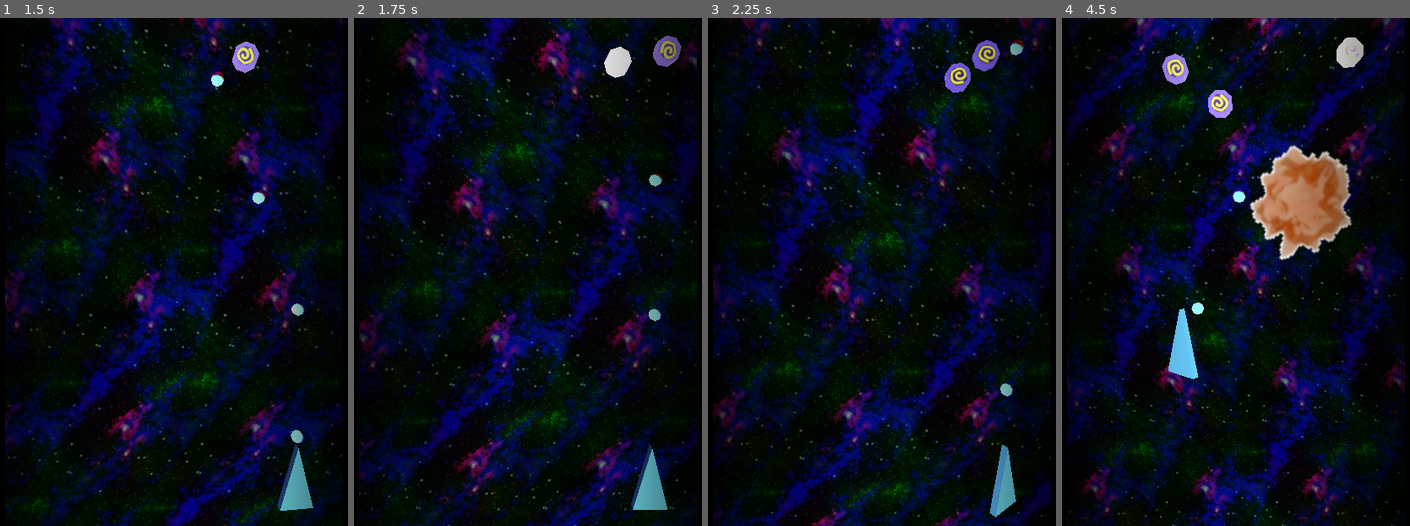
Above: before the commit, frames 1-4 (left to right).
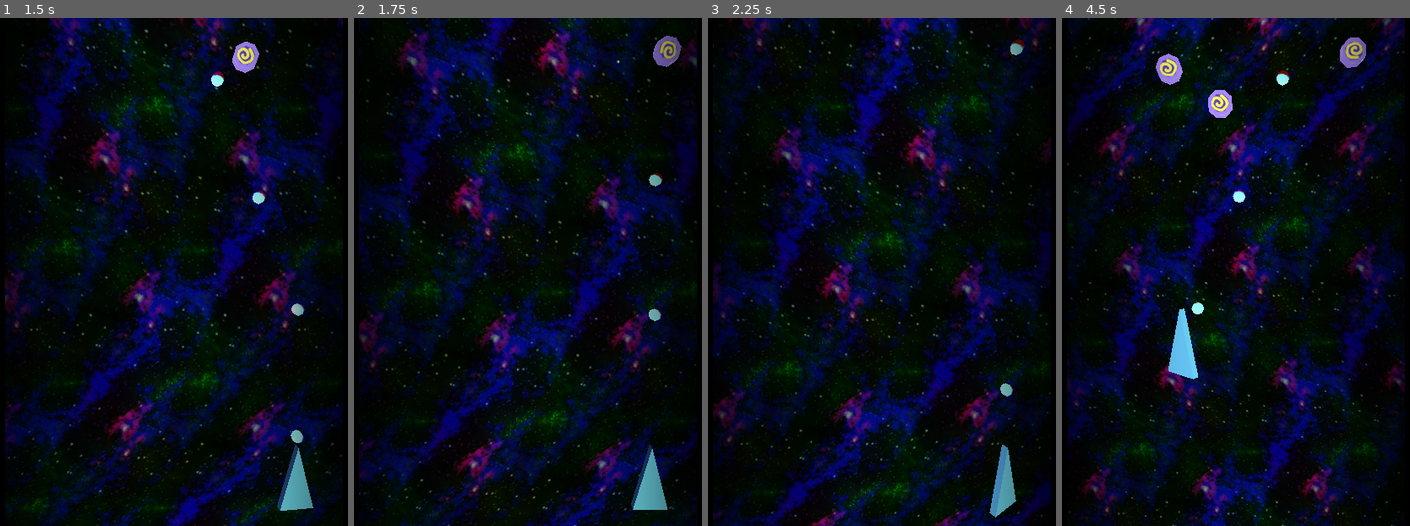
Above: after the commit, the same moments.

Repository: takuya-jazeera/stg-test
Game: Godot game, scene res://Stage.tscn
Same seed, same stepped clock (60 frames per second), same inputs: the game is played once before the commit and once after it.
Inputs:
- Up to frame 1 (1.5 s): hold Right (ui_right) 0.53-1.28 s; hold Space (shoot) 0.53-1.28 s; hold Down (ui_down) from 1.28 s (still down); tap Space (shoot) at 1.35 s
- Up to frame 2 (1.75 s): keep holding Down (ui_down)
- Up to frame 3 (2.25 s): release Down (ui_down) at 2.03 s; hold Right (ui_right) from 2.03 s (still down); hold Space (shoot) from 2.03 s (still down)
- Up to frame 4 (4.5 s): release Right (ui_right) at 2.78 s; release Space (shoot) at 2.78 s; hold Up (ui_up) 2.78-3.53 s; tap Space (shoot) at 2.85, 4.35 s; hold Space (shoot) 3.53-4.28 s; hold Left (ui_left) from 3.53 s (still down)

Frame 1 is identical in both runs. In frame 2, 0.3% of the frame differs, in the area x 71-80%, y 5-12%; in frame 3, 0.7%; in frame 4, 5.4%, in the area x 26-88%, y 3-48%.

Commit message:
ファイル整理、グラフィック追加、シェーダー調整

Diff:
--- a/Materials/Blast.tres
+++ b/Materials/Blast.tres
@@ -1,11 +1,11 @@
 [gd_resource type="ShaderMaterial" load_steps=3 format=3 uid="uid://bdjog0cacmr2x"]
 
 [ext_resource type="Shader" path="res://Shaders/Blast.gdshader" id="1_k3ago"]
-[ext_resource type="Texture2D" uid="uid://t5uq1gxd6lms" path="res://Res/blast1.png" id="2_pagli"]
+[ext_resource type="Texture2D" uid="uid://tsqcrkaudxsq" path="res://Res/spark_ring.png" id="2_cujib"]
 
 [resource]
 resource_local_to_scene = true
 render_priority = 0
 shader = ExtResource("1_k3ago")
 shader_parameter/koma = Vector3(0, 0, 0)
-shader_parameter/tex = ExtResource("2_pagli")
+shader_parameter/tex = ExtResource("2_cujib")
--- a/Materials/world_as_a_representation_of_the_will.tres
+++ b/Materials/world_as_a_representation_of_the_will.tres
@@ -7,5 +7,5 @@
 resource_local_to_scene = true
 render_priority = 0
 shader = ExtResource("1_503gi")
-shader_parameter/phase = 0.0
+shader_parameter/phases = Vector2(0, 0)
 shader_parameter/tex = ExtResource("2_sa11w")
--- /dev/null
+++ b/Scenes/Effect.tscn
@@ -0,0 +1,19 @@
+[gd_scene load_steps=5 format=3 uid="uid://d34f7iu2te4yf"]
+
+[ext_resource type="Script" path="res://Scripts/Effect.gd" id="1_rrobd"]
+[ext_resource type="Material" uid="uid://bdjog0cacmr2x" path="res://Materials/Blast.tres" id="2_dpjpm"]
+[ext_resource type="AudioStream" uid="uid://ct386qsfxy0k1" path="res://Sounds/explode1.ogg" id="3_yr3ri"]
+
+[sub_resource type="PlaneMesh" id="PlaneMesh_vy21j"]
+material = ExtResource("2_dpjpm")
+
+[node name="Effect" type="Node3D"]
+script = ExtResource("1_rrobd")
+
+[node name="Effect_X" type="MeshInstance3D" parent="."]
+transform = Transform3D(0.25, 0, 0, 0, 1, 0, 0, 0, 0.25, 0, 0, 0)
+mesh = SubResource("PlaneMesh_vy21j")
+
+[node name="AExplode" type="AudioStreamPlayer" parent="."]
+stream = ExtResource("3_yr3ri")
+max_polyphony = 5
--- a/Scripts/Audio.gd
+++ b/Scripts/Audio.gd
@@ -1,11 +1,2 @@
 extends AudioStreamPlayer
-
-
-# Called when the node enters the scene tree for the first time.
-func _ready():
-	pass # Replace with function body.
-
-
-# Called every frame. 'delta' is the elapsed time since the previous frame.
-func _process(delta):
-	pass
+a
--- /dev/null
+++ b/Scripts/Effect.gd
@@ -0,0 +1,33 @@
+class_name Effect
+extends Node3D
+
+const	UNIT_TIME = .01
+
+var mat = preload("res://Materials/Blast.tres")
+var life_time = 0.0
+var elapsed_time = 0.0
+var override
+
+var t = 0
+var frame = 0
+
+# Called when the node enters the scene tree for the first time.
+func _ready():
+	life_time = 2.0
+	$Effect_X.material_override = mat.duplicate()
+	override = $Effect_X.material_override
+	$AExplode.play()
+
+# Called every frame. 'delta' is the elapsed time since the previous frame.
+func _process(delta):
+	elapsed_time += delta
+	if elapsed_time > UNIT_TIME :
+		t += 1
+		elapsed_time = 0.0
+
+		if (t % 1 == 0) :
+			override.set_shader_parameter("koma",Vector3(1.0 * (frame % 4), 1.0 * (frame / 4),1.0))
+			frame += 1
+
+	if (t % 16 == 0) :
+		queue_free()
--- a/Scripts/Enemy.gd
+++ b/Scripts/Enemy.gd
@@ -1,7 +1,7 @@
 class_name Enemy
 extends Node3D
 
-const BLAST_FACTORY = preload("res://Scenes/Blast.tscn")
+const BLAST_FACTORY = preload("res://Scenes/Effect.tscn")
 const BULLET_FACTORY = preload("res://Scenes/EnemyBulletA.tscn")
 const UNIT_TIME = 0.02
 
@@ -15,7 +15,7 @@
 var speed = 0.01 * UNIT_TIME
 var initial_x
 var intertia = 0.0
-var health = 10
+var health = 1
 
 # ---------------------------------------------
 
--- a/Scripts/Stage.gd
+++ b/Scripts/Stage.gd
@@ -21,11 +21,12 @@
 		for idx in range(parser.get_attribute_count()):
 			attributes_dict[parser.get_attribute_name(idx)] = parser.get_attribute_value(idx)
 		print(node_name ,":", attributes_dict)
-	pass # Replace with function body.
 
 
 # Called every frame. 'delta' is the elapsed time since the previous frame.
 func _process(delta):
+
+
 	tick += delta
 	if (tick > GT_INTERVAL) :
 		global_time += 1
--- a/Stage.tscn
+++ b/Stage.tscn
@@ -1,8 +1,9 @@
-[gd_scene load_steps=6 format=3 uid="uid://cajxt8e8pniir"]
+[gd_scene load_steps=7 format=3 uid="uid://cajxt8e8pniir"]
 
 [ext_resource type="PackedScene" uid="uid://cx1r3lc7kryx8" path="res://Scenes/Player.tscn" id="1_nvnpp"]
 [ext_resource type="Script" path="res://Scripts/Stage.gd" id="1_wigcw"]
 [ext_resource type="Material" uid="uid://qpg3as8ubhi4" path="res://Materials/world_as_a_representation_of_the_will.tres" id="3_8n6oh"]
+[ext_resource type="AudioStream" uid="uid://dt3yghyit7o7u" path="res://Ambients/bgm.ogg" id="4_yh60h"]
 
 [sub_resource type="BoxShape3D" id="BoxShape3D_um3kx"]
 size = Vector3(20, 10, 40)
@@ -31,4 +32,9 @@
 transform = Transform3D(1, 0, 0, 0, -4.37114e-08, 1, 0, -1, -4.37114e-08, 0, -1.52974, 0)
 mesh = SubResource("QuadMesh_65adi")
 
+[node name="BGM" type="AudioStreamPlayer" parent="."]
+stream = ExtResource("4_yh60h")
+volume_db = -7.605
+autoplay = true
+
 [connection signal="tree_exited" from="LifeZone/CollisionShape3D" to="." method="_on_collision_shape_3d_tree_exited"]
Not shown, added: Ambients/bgm.ogg.import
Binary file added: Res/spark_ring.png
Not shown, added: Res/spark_ring.png.import
Not shown, added: Sounds/explode1.ogg.import
Not shown, added: Ambients/bgm.ogg
Not shown, added: Sounds/explode1.ogg
